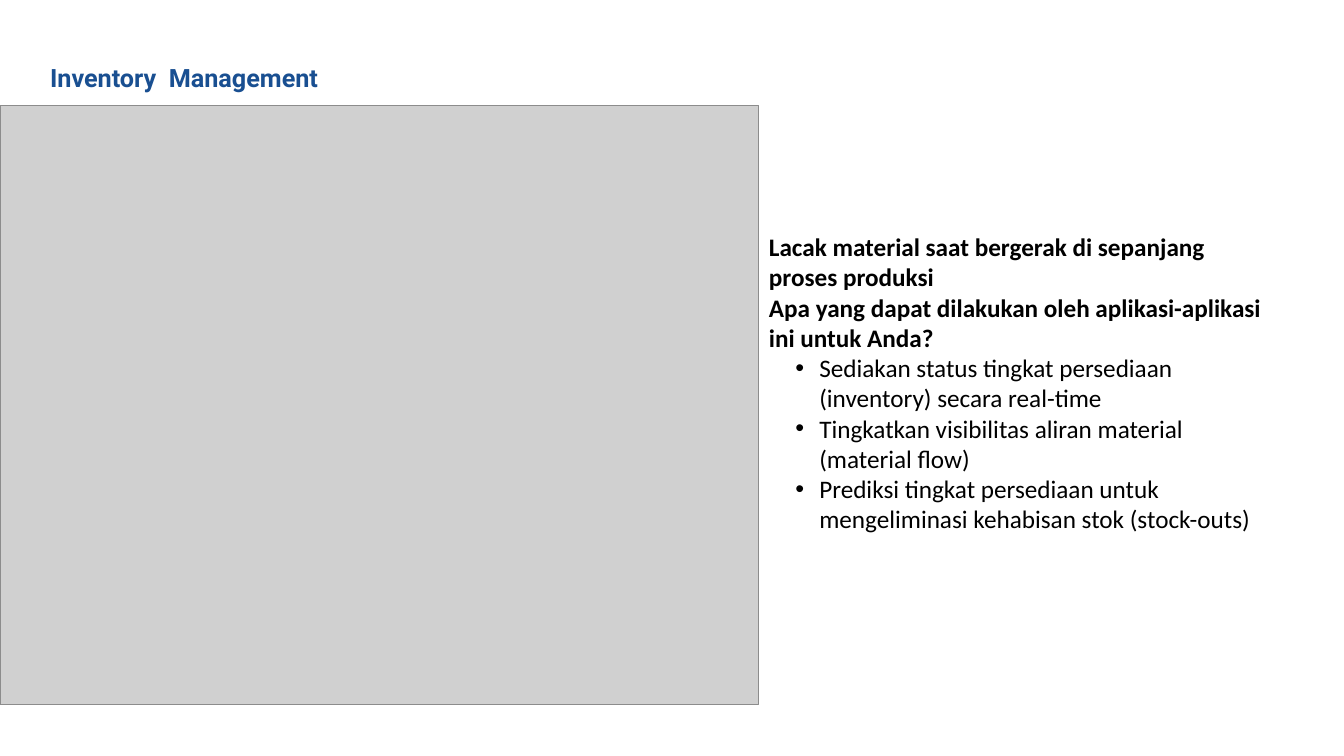
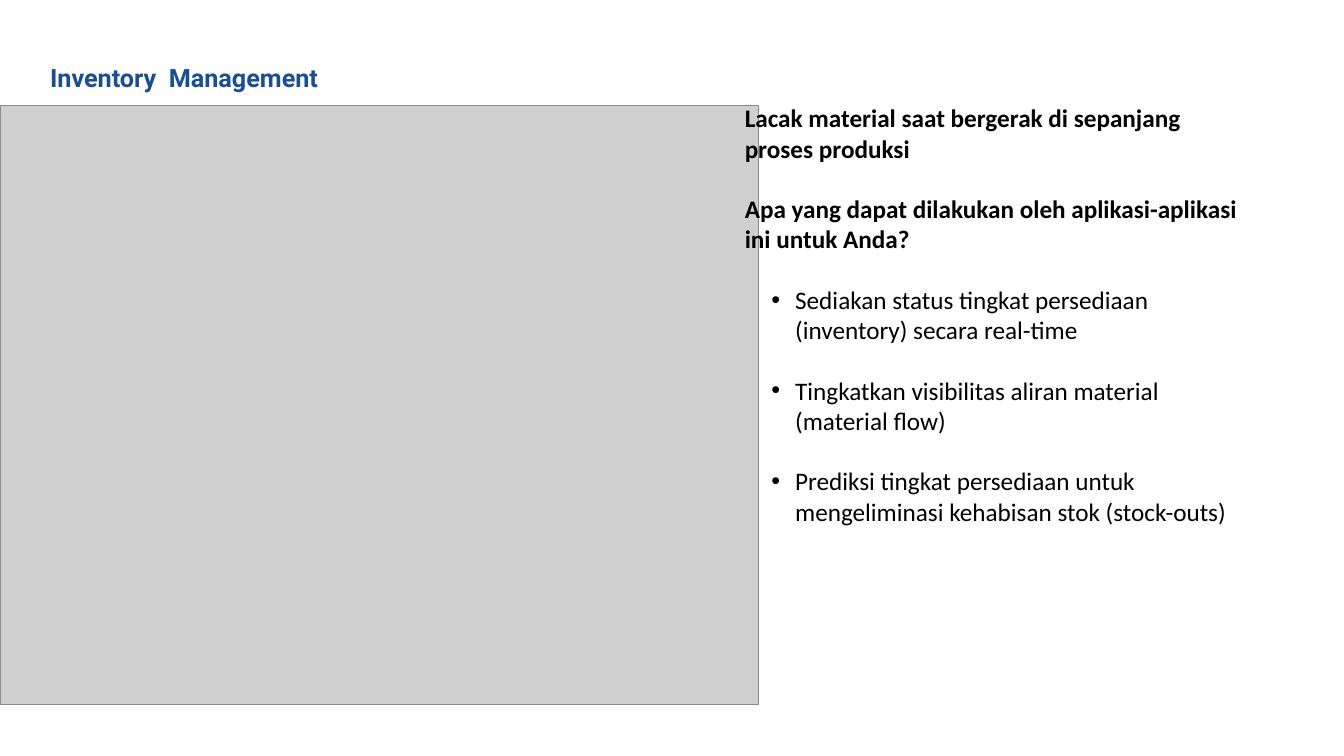
Before and after one commit to zainalkhmi/mavi-mes, a slide deck: slide 3 of mavi_mes_presentation_v2.pptx. Drawn at 1344x756 pixels with LibreOffice and Linux fonts; fonts in the diff are those of the drawing; grey boxes stand for pictures. Boxes give left, top, right and bottom in pixels: in the first picture for what was removed or moved away, otherwise in the second. Text is boxed around its words. In the diff, an @@ line names an element or a change of style, - is before the commit and + after.

```diff
--- a/mavi_mes_presentation_v2.pptx
+++ b/mavi_mes_presentation_v2.pptx
@@ text "Lacak material saat bergerak di ..." rewrapped from bbox=[769, 238, 1260, 533] to bbox=[745, 107, 1236, 526] @@
```
Also in this commit, not shown: 2 other slides changed, 1 slide added, 6 other files.
